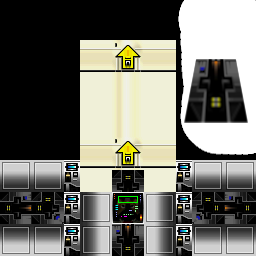
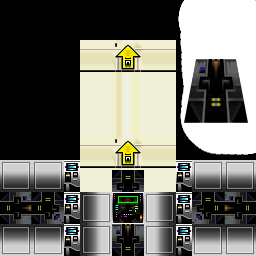
Comparing the layer stacks of the two 256 x 256 images. Changes:
added layer "Dropped Buffer #23" in group "Layer Group" over [184, 59, 248, 123]
hid "Dropped Buffer #22" over [184, 59, 248, 123]
